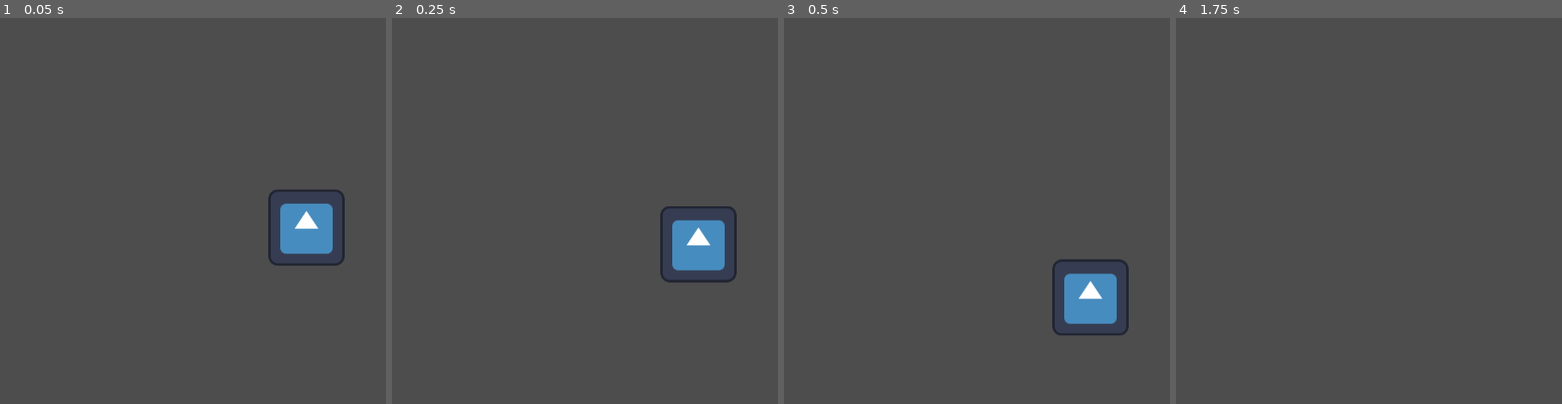
Above: before the commit, frames 1-4 (left to right).
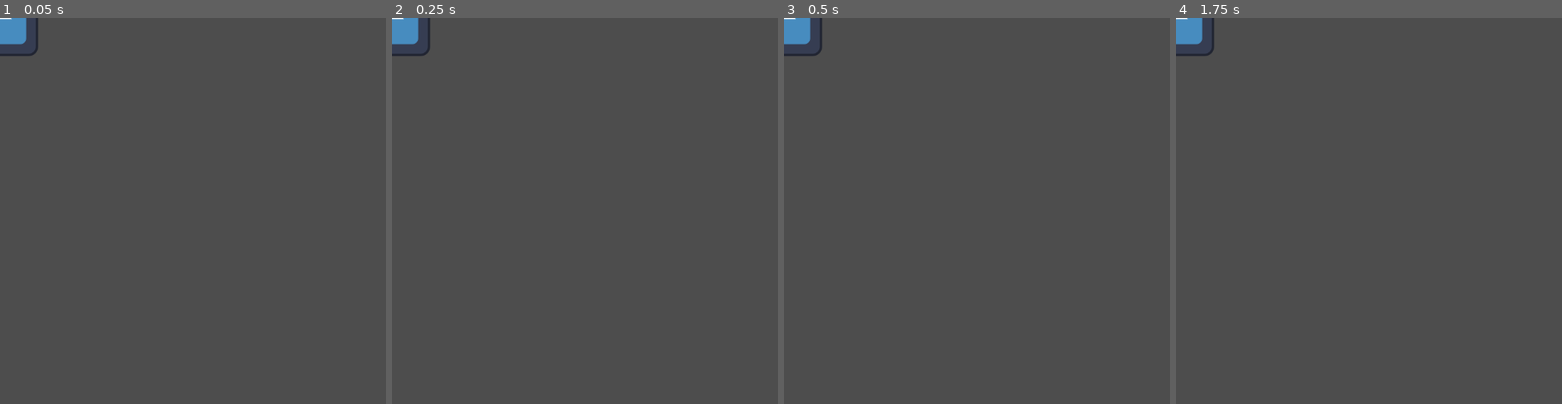
Above: after the commit, the same moments.

Repository: InsertShadowyHere/6people
Game: Godot game, scene res://main.tscn
The game is run twice, just before and just after one commit, with the same random seed, the same clock (stepped at 60 frames per second) and the same inputs. The engine's default icon, where the game draws it, is replaced by a stand-in: a white triangle on a blue panel in a dark square.
Inputs:
- Up to frame 1 (0.05 s): no input
- Up to frame 2 (0.25 s): no input
- Up to frame 3 (0.5 s): no input
- Up to frame 4 (1.75 s): tap Enter (ui_accept) at 0.5, 0.6, 0.77, 1.07, 1.25, 1.35, 1.52 s; hold Right (ui_right) from 0.53 s (still down)

The runs differ from the first frame. In frame 1, 2.9% of the frame differs, in the area x 0-90%, y 0-65%; in frame 2, 2.9%, in the area x 0-90%, y 0-69%; in frame 3, 2.9%; in frame 4, 0.6%.

Commit message:
added player mvmt

Diff:
--- a/main.tscn
+++ b/main.tscn
@@ -1,22 +1,14 @@
-[gd_scene load_steps=4 format=3 uid="uid://djg68hhehm4it"]
+[gd_scene load_steps=3 format=3 uid="uid://djg68hhehm4it"]
 
 [ext_resource type="Script" path="res://player.gd" id="1_s8ss1"]
-[ext_resource type="Texture2D" uid="uid://7xgwlkoe4gy1" path="res://icon.svg" id="2_o31we"]
+[ext_resource type="Texture2D" uid="uid://b5yhaumtsj2t0" path="res://icon.svg" id="2_o31we"]
 
-[sub_resource type="RectangleShape2D" id="RectangleShape2D_7nxlf"]
-size = Vector2(128, 128)
-
-[node name="Main" type="Node2D"]
-
-[node name="Player" type="CharacterBody2D" parent="."]
-position = Vector2(450, 288)
+[node name="Player" type="CharacterBody2D"]
 script = ExtResource("1_s8ss1")
 metadata/_edit_group_ = true
 
-[node name="CollisionShape2D" type="CollisionShape2D" parent="Player"]
-position = Vector2(64, 63)
-shape = SubResource("RectangleShape2D_7nxlf")
+[node name="PlayerSprite" type="Sprite2D" parent="."]
+texture = ExtResource("2_o31we")
 
-[node name="Sprite2D" type="Sprite2D" parent="Player"]
-position = Vector2(64, 63)
-texture = ExtResource("2_o31we")
+[node name="PlayerHitbox" type="CollisionPolygon2D" parent="."]
+polygon = PackedVector2Array(59.1, -64, -59, -64, -63.8, -59, -64, 61, -60.3, 64, 59.6, 64, 63.9, 59, 64, -61.1)
--- a/player.gd
+++ b/player.gd
@@ -1,25 +1,21 @@
 extends CharacterBody2D
+@export var speed = 500
+func _ready() -> void:
+	pass
 
+func _process(delta: float) -> void:
 
-const SPEED = 300.0
-const JUMP_VELOCITY = -400.0
+	var velocity = Vector2.ZERO # The player's movement vector.
+	if Input.is_action_pressed("move_right"):
+		velocity.x += 1
+	if Input.is_action_pressed("move_left"):
+		velocity.x -= 1
+	if Input.is_action_pressed("move_down"):
+		velocity.y += 1
+	if Input.is_action_pressed("move_up"):
+		velocity.y -= 1
 
+	if velocity.length() > 0:
+		velocity = velocity.normalized() * speed
 
-func _physics_process(delta: float) -> void:
-	# Add the gravity.
-	if not is_on_floor():
-		velocity += get_gravity() * delta
-
-	# Handle jump.
-	if Input.is_action_just_pressed("ui_accept") and is_on_floor():
-		velocity.y = JUMP_VELOCITY
-
-	# Get the input direction and handle the movement/deceleration.
-	# As good practice, you should replace UI actions with custom gameplay actions.
-	var direction := Input.get_axis("ui_left", "ui_right")
-	if direction:
-		velocity.x = direction * SPEED
-	else:
-		velocity.x = move_toward(velocity.x, 0, SPEED)
-
-	move_and_slide()
+	position += velocity * delta
--- a/project.godot
+++ b/project.godot
@@ -15,6 +15,29 @@
 config/features=PackedStringArray("4.3", "GL Compatibility")
 config/icon="res://icon.svg"
 
+[input]
+
+move_up={
+"deadzone": 0.5,
+"events": [Object(InputEventKey,"resource_local_to_scene":false,"resource_name":"","device":-1,"window_id":0,"alt_pressed":false,"shift_pressed":false,"ctrl_pressed":false,"meta_pressed":false,"pressed":false,"keycode":0,"physical_keycode":87,"key_label":0,"unicode":119,"location":0,"echo":false,"script":null)
+]
+}
+move_down={
+"deadzone": 0.5,
+"events": [Object(InputEventKey,"resource_local_to_scene":false,"resource_name":"","device":-1,"window_id":0,"alt_pressed":false,"shift_pressed":false,"ctrl_pressed":false,"meta_pressed":false,"pressed":false,"keycode":0,"physical_keycode":83,"key_label":0,"unicode":115,"location":0,"echo":false,"script":null)
+]
+}
+move_left={
+"deadzone": 0.5,
+"events": [Object(InputEventKey,"resource_local_to_scene":false,"resource_name":"","device":-1,"window_id":0,"alt_pressed":false,"shift_pressed":false,"ctrl_pressed":false,"meta_pressed":false,"pressed":false,"keycode":0,"physical_keycode":65,"key_label":0,"unicode":97,"location":0,"echo":false,"script":null)
+]
+}
+move_right={
+"deadzone": 0.5,
+"events": [Object(InputEventKey,"resource_local_to_scene":false,"resource_name":"","device":-1,"window_id":0,"alt_pressed":false,"shift_pressed":false,"ctrl_pressed":false,"meta_pressed":false,"pressed":false,"keycode":0,"physical_keycode":68,"key_label":0,"unicode":100,"location":0,"echo":false,"script":null)
+]
+}
+
 [rendering]
 
 renderer/rendering_method="gl_compatibility"
Not shown, changed: icon.svg.import
